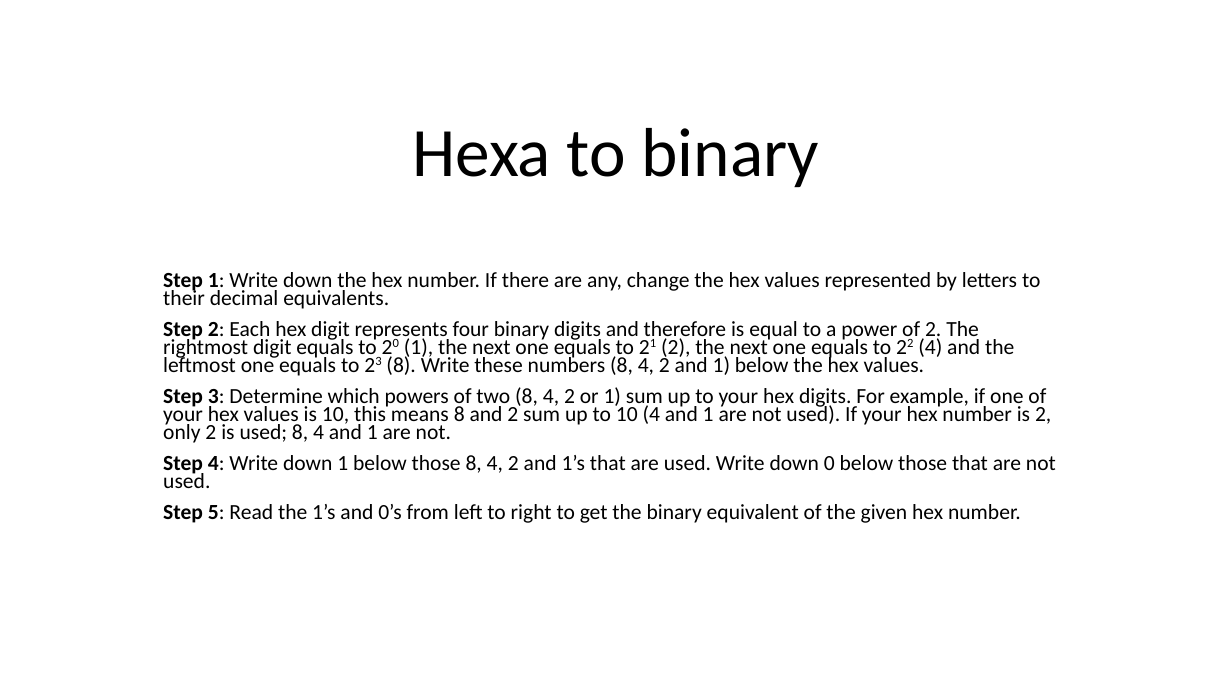
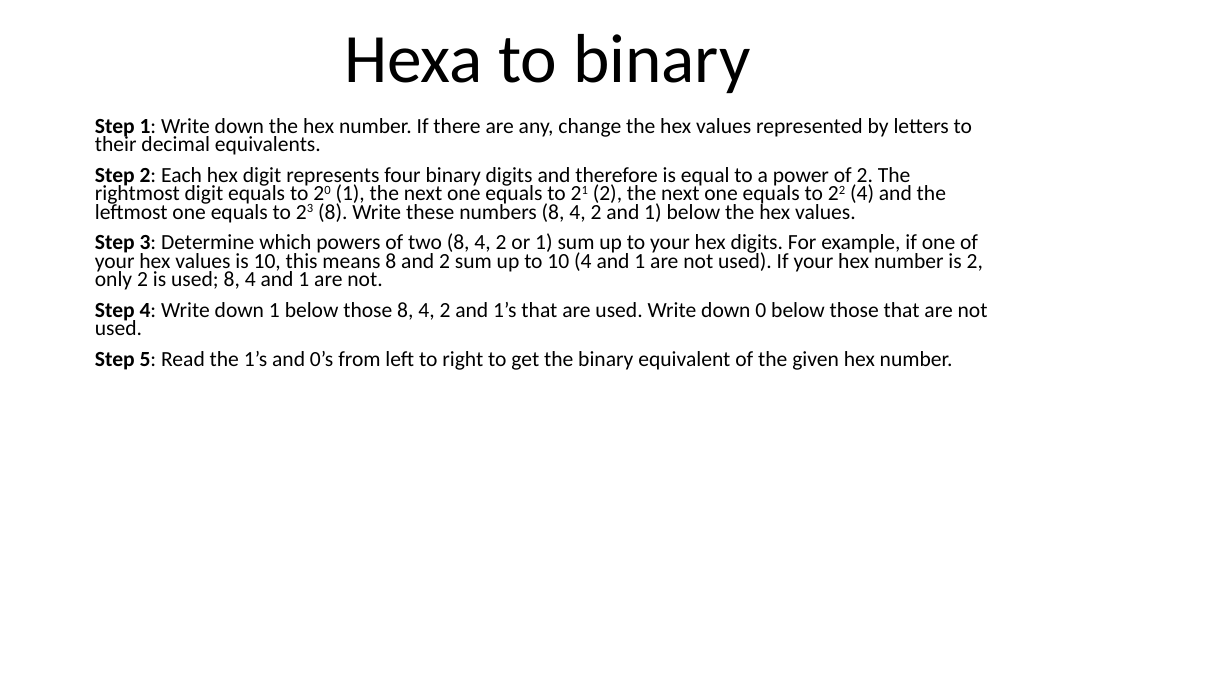
Before and after one commit to daoxuantruong/Demo, a slide deck: slide 3 of New Microsoft PowerPoint Presentation.pptx (slide 2 before the commit). Drawn at 1232x693 pixels with LibreOffice and Linux fonts; fonts in the diff are those of the drawing. Boxes give left, top, right and bottom in pixels: in the first picture for what was removed or moved away, otherwise in the second. Text is boxed around its words. In the diff, an @@ line names an element or a change of style, - is before the commit and + after.

Commit message:
update

```diff
--- a/New Microsoft PowerPoint Presentation.pptx
+++ b/New Microsoft PowerPoint Presentation.pptx
@@ title "Hexa to binary": place and size @@
-title "Hexa to binary" at [413,128,819,188]
+title "Hexa to binary" at [344,34,751,94]
@@ subtitle "Step 1: Write down the ...": place and size @@
-subtitle "Step 1: Write down the ..." at [163,272,1056,523]
+subtitle "Step 1: Write down the ..." at [95,118,988,370]
```
Also in this commit, not shown: 1 other slide changed, 2 slides added.
